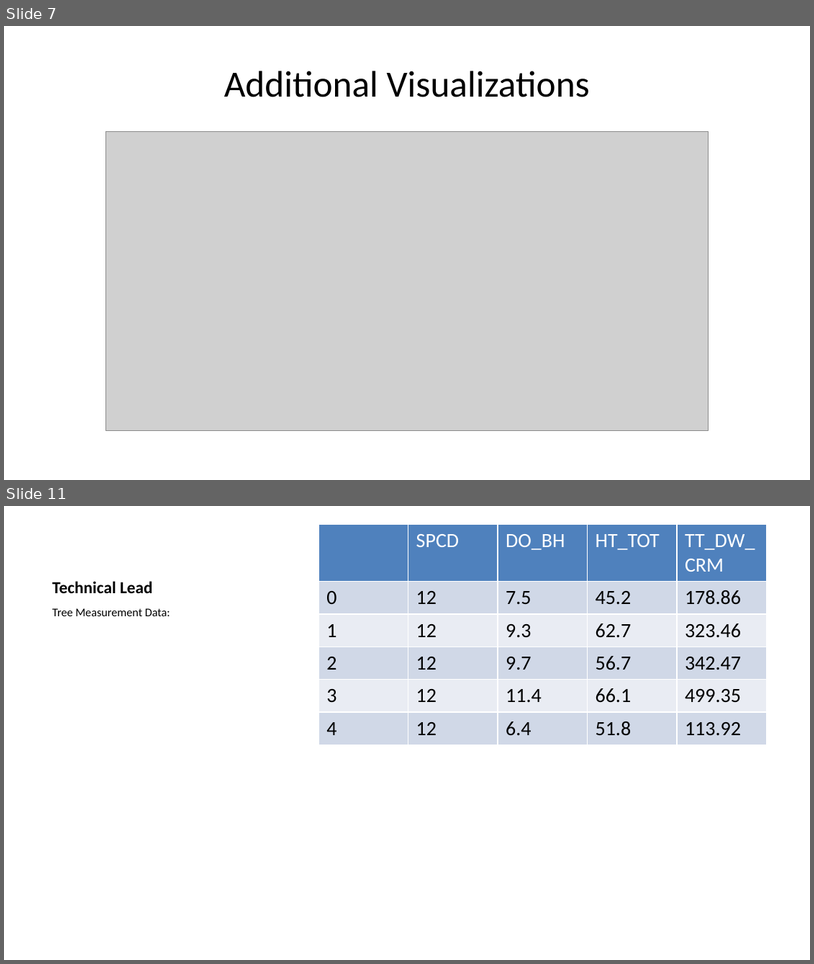
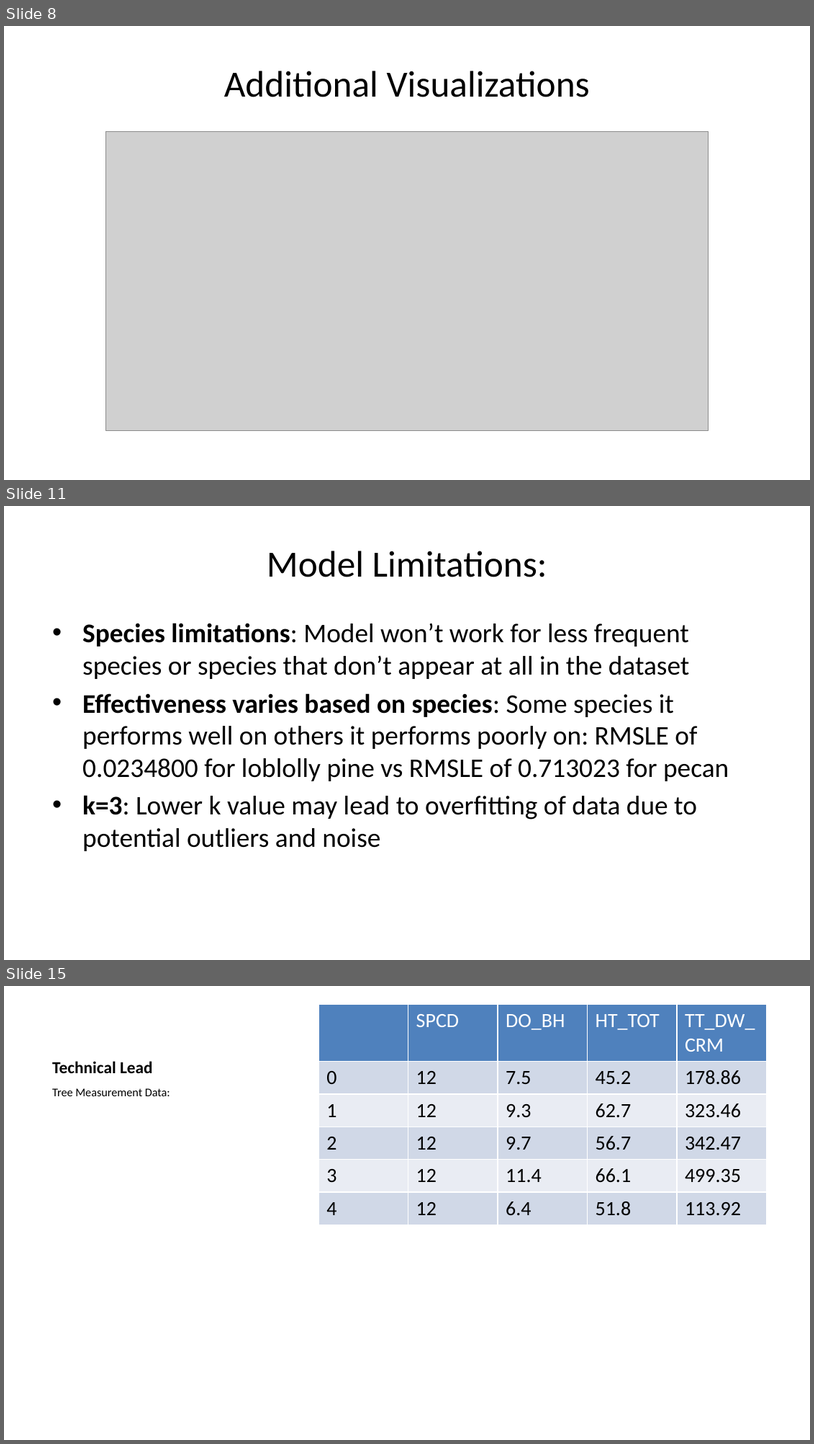
Before and after one commit to deancallahan25/Redwood-Analytics-Portfolio, a slide deck: Project-3/individual-models/data/presentation.pptx. Shown one above the other, each under a label of ours: slides 7 and 11 before the commit, slides 8, 11 and 15 after it; the slides between them are not shown. The pictures are 814x964 and 814x1444 pixels, drawn with LibreOffice and Linux fonts; fonts in the diff are those of the drawing; grey boxes stand for pictures. Boxes give left, top, right and bottom in pixels: in the first picture for what was removed or moved away, otherwise in the second. Text is boxed around its words. In the diff, an @@ line names an element or a change of style, - is before the commit and + after.

```diff
--- a/Project-3/individual-models/data/presentation.pptx
+++ b/Project-3/individual-models/data/presentation.pptx
@@ slide 11 added at <box>4,506,810,960</box>, background #FFFFFF @@
@@ title added at <box>267,551,548,577</box>, 33 pt, text #000000 @@
+Model Limitations:
@@ text added at <box>82,623,729,851</box>, 24 pt, text #000000 @@
+• Species limitations: Model won’t work for less frequent species or species that don’t appear at all in the dataset
+• Effectiveness varies based on species: Some species it performs well on others it performs poorly on: RMSLE of 0.0234800 for loblolly pine vs RMSLE of 0.713023 for pecan
+• k=3: Lower k value may lead to overfitting of data due to potential outliers and noise
@@ what was slide 7 is now slide 8 @@
@@ what was slide 11 is now slide 15 @@
```
Also in this commit, not shown: 4 slides changed, 7 other slides added, 4 slides removed, 1 other file.
